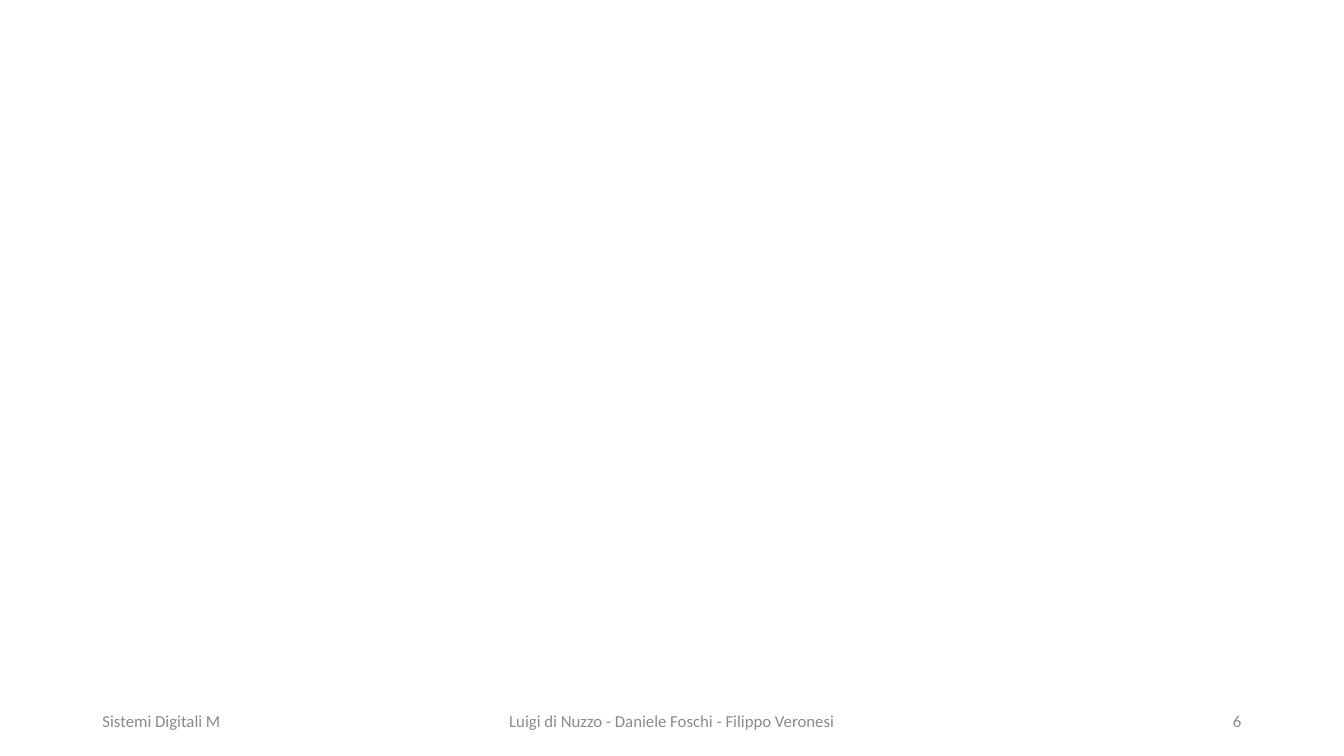
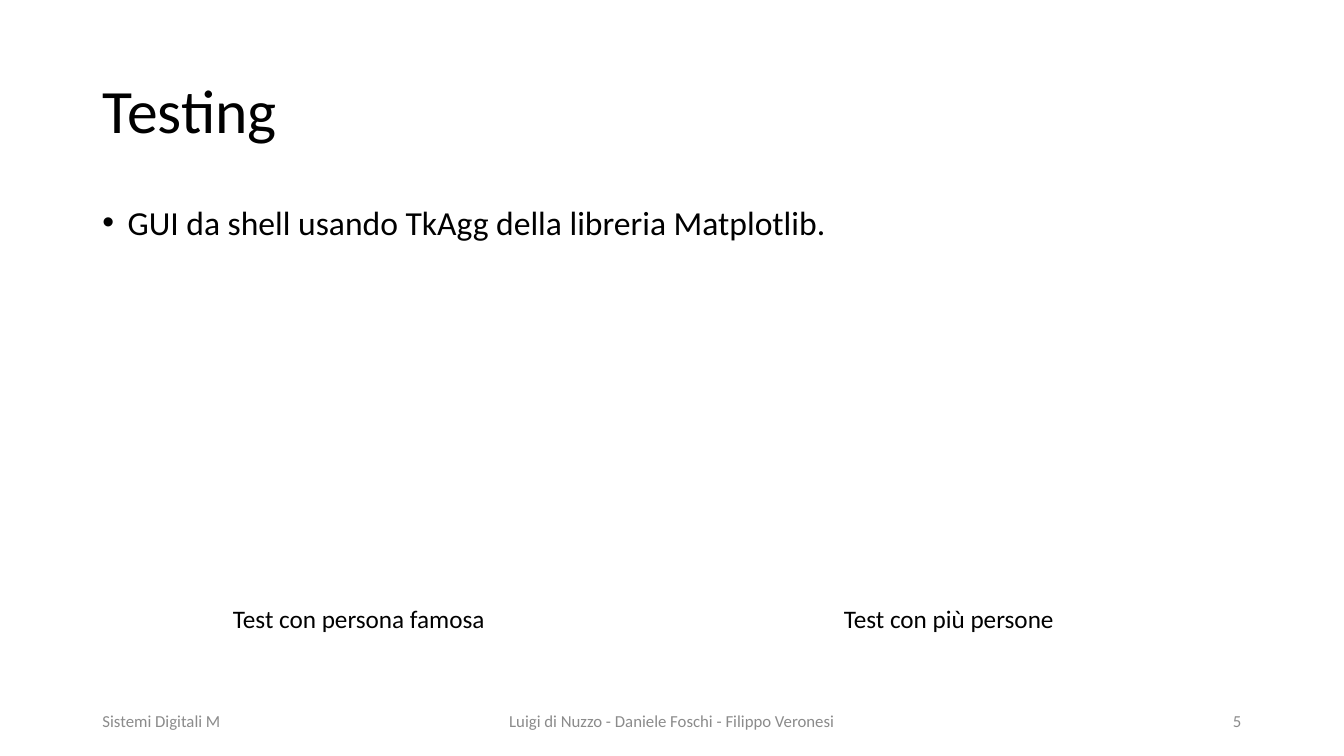
Before and after one commit to DaniDF/eye_pupil_tracker, a slide deck: slide 5 of Report/PresentazionePpt/EyeTracker.pptx (slide 6 before the commit). Drawn at 1344x756 pixels with LibreOffice and Linux fonts; fonts in the diff are those of the drawing. Boxes give left, top, right and bottom in pixels: in the first picture for what was removed or moved away, otherwise in the second. Text is boxed around its words. In the diff, an @@ line names an element or a change of style, - is before the commit and + after.

```diff
--- a/Report/PresentazionePpt/EyeTracker.pptx
+++ b/Report/PresentazionePpt/EyeTracker.pptx
@@ title added at <box>102,90,276,144</box>, 44 pt, text #000000 @@
+Testing
@@ text added at <box>128,211,826,241</box>, 24 pt, text #000000 @@
+• GUI da shell usando TkAgg della libreria Matplotlib.
@@ text added at <box>233,610,485,632</box>, 18 pt, text #000000 @@
+Test con persona famosa
@@ text added at <box>844,610,1054,632</box>, 18 pt, text #000000 @@
+Test con più persone
@@ page number at <box>1233,716,1241,727</box>: text changed @@
-6
+5
```
Also in this commit, not shown: 8 other slides changed, 2 slides added, 1 other file.
